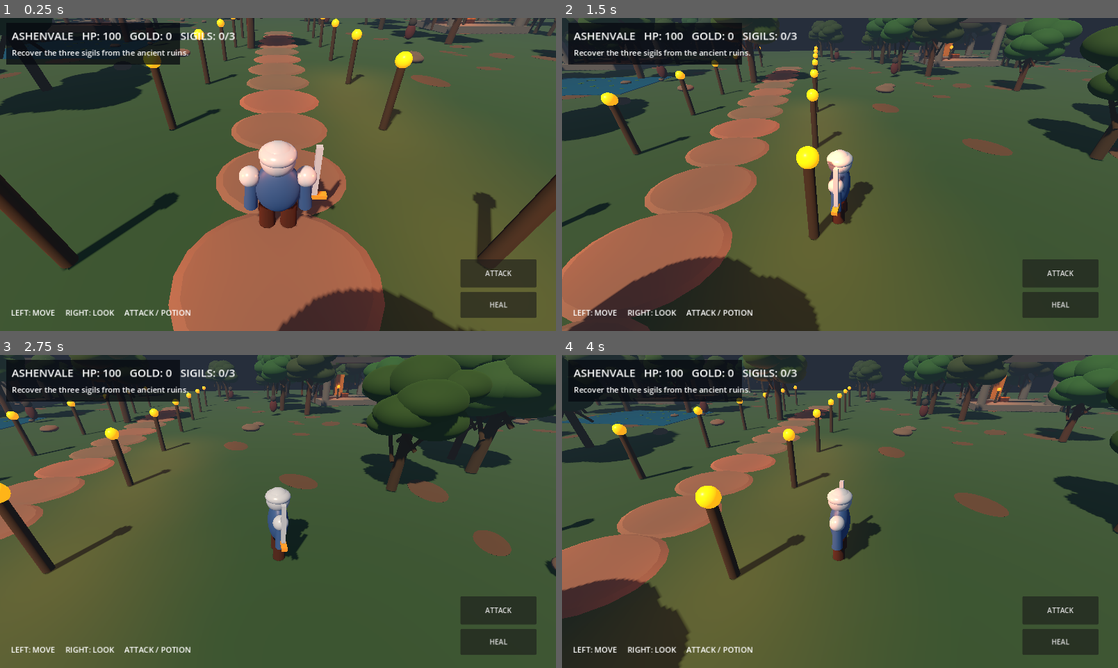
Above: before the commit, frames 1-4 (two rows, left to right).
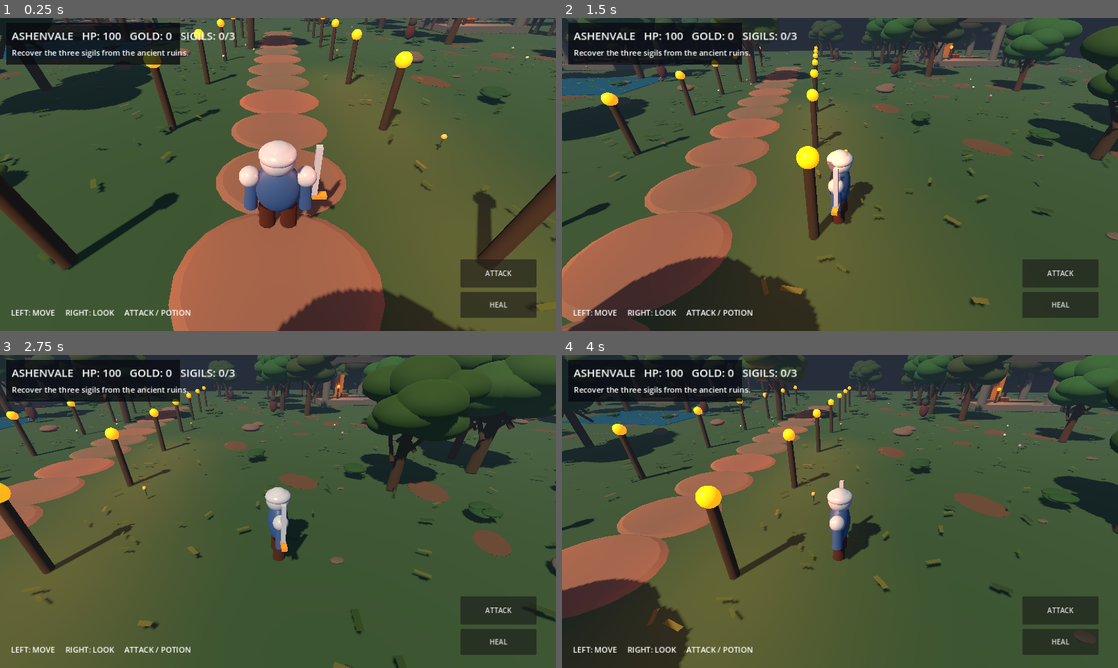
Above: after the commit, the same moments.

Repository: 82gtstang/MindControl
Game: Godot game, scene res://world.tscn
Same seed, same stepped clock (60 frames per second), same inputs: the game is played once before the commit and once after it.
Inputs (mouse positions are in pixels of both pictures, inside the frame that each line leads up to):
- Up to frame 1 (0.25 s): no input
- Up to frame 2 (1.5 s): move the mouse to (962, 158) at 0.52 s; hold Right (ui_right) 0.53-1.25 s; click (962, 158) at 0.67 s; drag from (728, 190) to (812, 237) at 1.27 s
- Up to frame 3 (2.75 s): move the mouse to (333, 442) at 2.02 s; hold Right (ui_right) from 2.03 s (still down)
- Up to frame 4 (4 s): release Right (ui_right) at 2.75 s; drag from (812, 574) to (673, 464) at 2.77 s; move the mouse to (1006, 558) at 3.52 s; hold Left (ui_left) from 3.53 s (still down)

The runs differ from the first frame. In frame 1, 0.9% of the frame differs, in the area x 0-100%, y 0-93%; in frame 2, 1.1%; in frame 3, 1.1%; in frame 4, 1.2%, in the area x 0-100%, y 11-92%.
Error before the commit: Invalid assignment of property or key 'mesh' with value of type 'MultiMesh' on a base object of type 'MultiMeshInstance3D'. (res://world.gd:219)

Commit message:
Fix MultiMeshInstance3D property for Godot 4

Diff:
--- a/godot/world.gd
+++ b/godot/world.gd
@@ -216,7 +216,7 @@
 			basis = basis.scaled(Vector3(rng.randf_range(.7, 1.3), rng.randf_range(.7, 1.5), 1.0))
 			mm.set_instance_transform(i, Transform3D(basis, Vector3(x, .19, z)))
 		var instance := MultiMeshInstance3D.new()
-		instance.mesh = mm
+		instance.multimesh = mm
 		add_child(instance)
 	for i in range(70):
 		var x := rng.randf_range(-49.0, 49.0)
